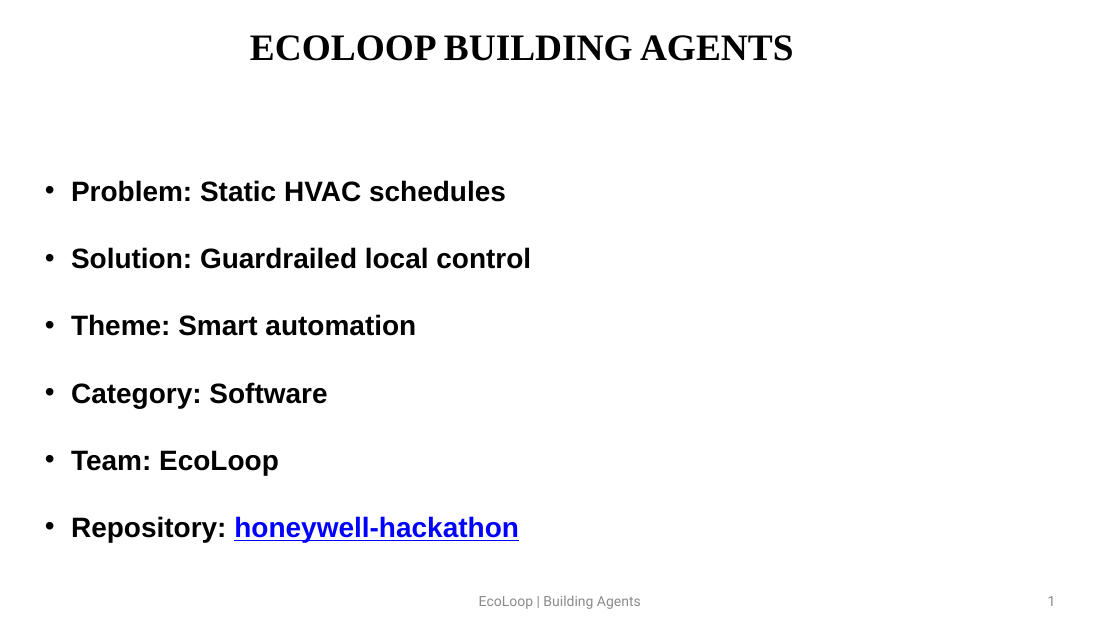
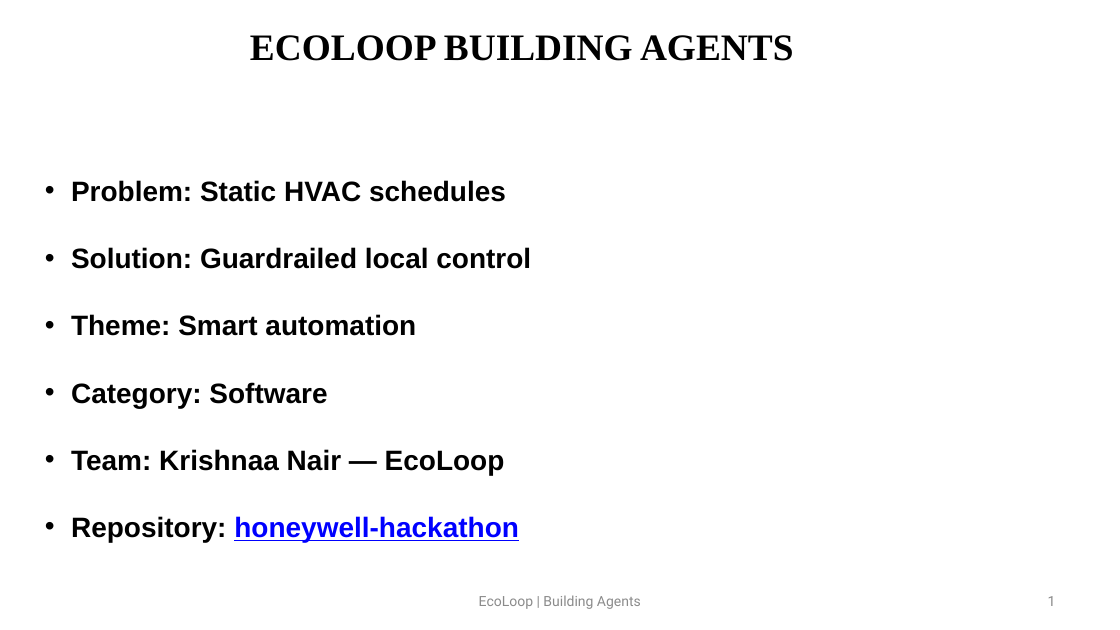
Before and after one commit to Krishnaanair/honeywell-hackathon, a slide deck: slide 1 of presentation/ecoloop-submission.pptx. Drawn at 1120x630 pixels with LibreOffice and Linux fonts; fonts in the diff are those of the drawing. Boxes give left, top, right and bottom in pixels: in the first picture for what was removed or moved away, otherwise in the second. Text is boxed around its words. In the diff, an @@ line names an element or a change of style, - is before the commit and + after.

Commit message:
EcoLoop Building Agents: verified closed-loop building control
Autonomous supervisory control of a live EnergyPlus 26.1.0 simulation by a
local open-weight model (qwen3:8b via Ollama) over genuine MCP stdio tools,
with an independent deterministic safety layer holding final authority on
every actuator write.

Verified evidence: physical actuator applications with immutable provenance,
digit-identical schedule replay of both retained agent runs, strict baseline
compatibility gating, real EPW-backed forecast context, per-run process
isolation for concurrent simulations, and a dark operations dashboard that
reads only the durable run store and fails closed without verified evidence.

Measured one-day operating points against a shared baseline: comfort-max
(+9.53% electricity, compliance 69.62% -> 90.38%) and energy-lean (+2.09%,
69.62% -> 81.92%). Reported as measured trade-offs, never as savings claims.

Owner: Krishnaa Nair

```diff
--- a/presentation/ecoloop-submission.pptx
+++ b/presentation/ecoloop-submission.pptx
@@ text at bbox=[71, 449, 505, 475]: text changed @@
-• Team: EcoLoop
+• Team: Krishnaa Nair — EcoLoop
```
Also in this commit, not shown: 3 other slides changed, 1 slide added, 52 other files.
